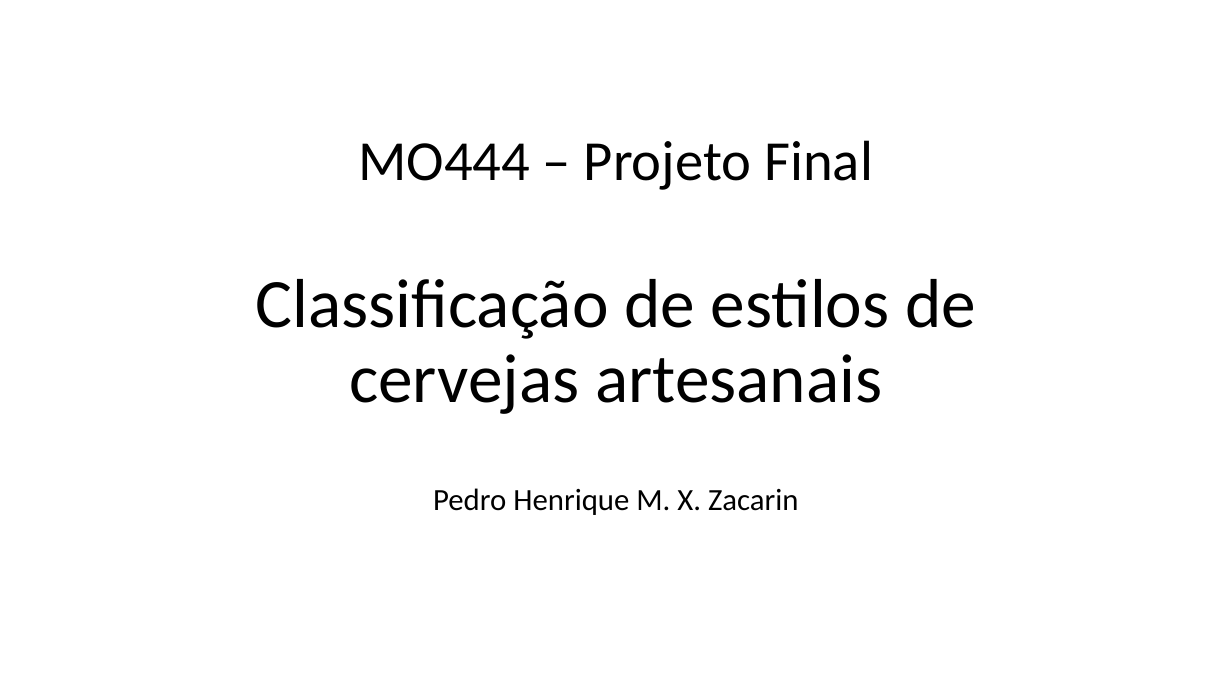
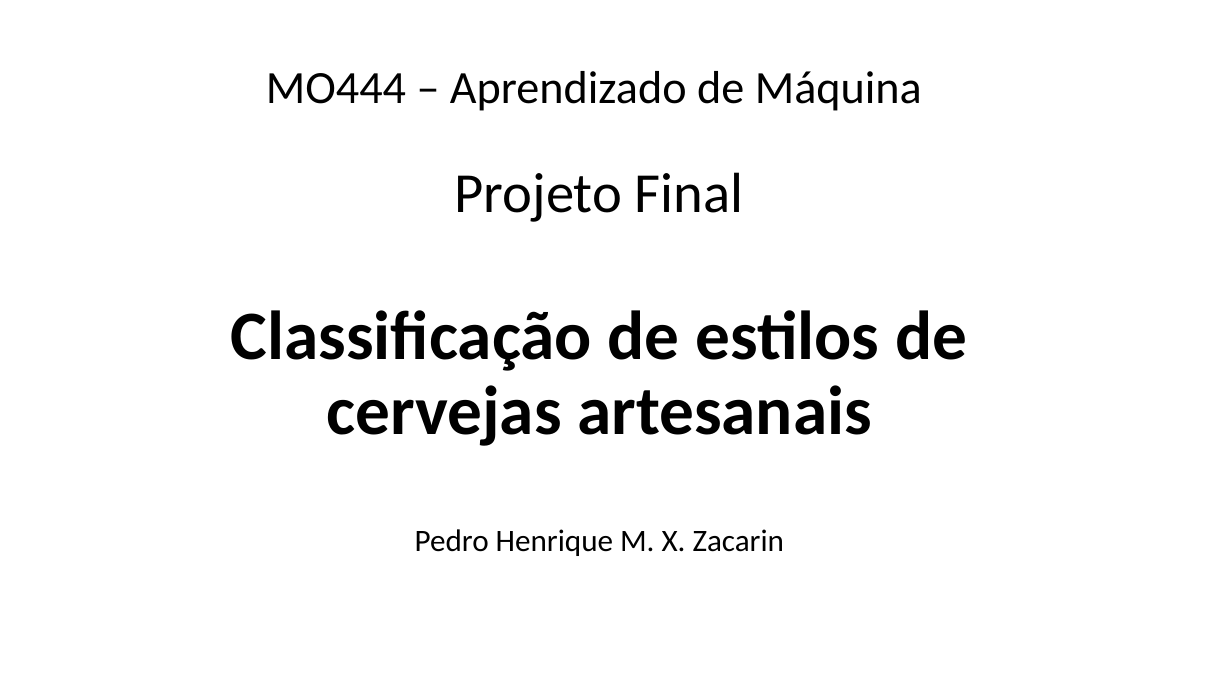
Before and after one commit to phzacarin/mo444_final_assignment, a slide deck: slide 1 of presentation_video.pptx. Drawn at 1232x693 pixels with LibreOffice and Linux fonts; fonts in the diff are those of the drawing. Boxes give left, top, right and bottom in pixels: in the first picture for what was removed or moved away, otherwise in the second. Text is boxed around its words. In the diff, an @@ line names an element or a change of style, - is before the commit and + after.

```diff
--- a/presentation_video.pptx
+++ b/presentation_video.pptx
@@ title at <box>231,71,967,556</box>: text changed @@
-MO444 – Projeto Final
-Classificação de estilos de cervejas artesanais
+MO444 – Aprendizado de Máquina
+Projeto Final
+Classificação de estilos de cervejas artesanais
+Pedro Henrique M. X. Zacarin
@@ subtitle removed at <box>433,488,798,515</box> @@
-Pedro Henrique M. X. Zacarin
```
Also in this commit, not shown: 6 other slides changed, 1 slide added, 5 other files.
